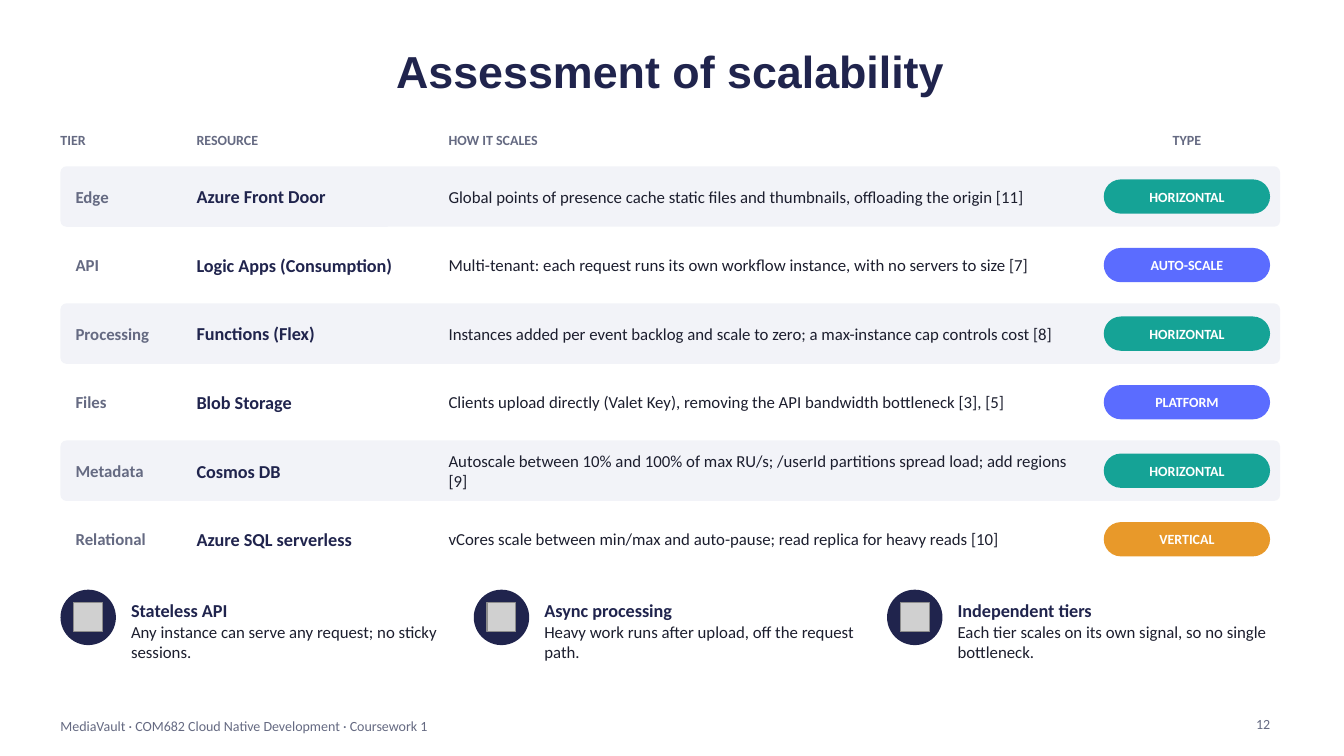
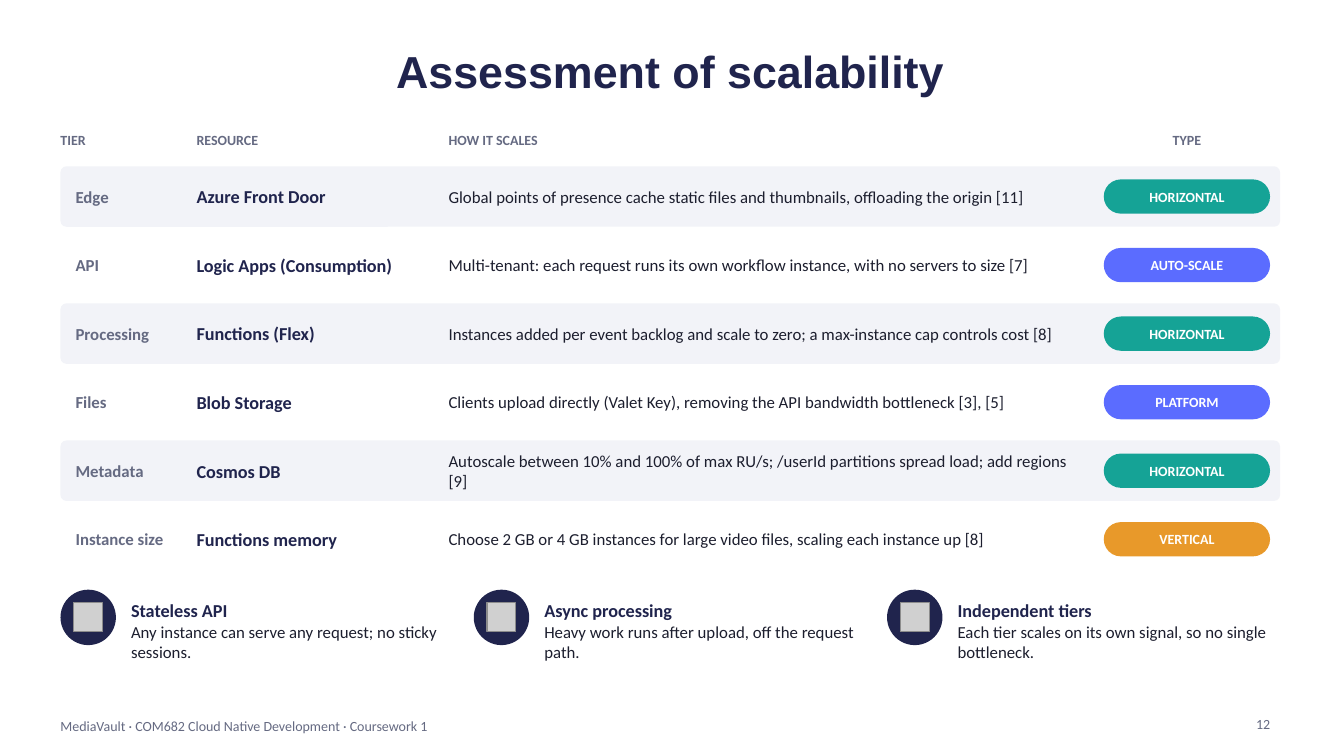
Before and after one commit to shahedlxix/Claude, a slide deck: slide 12 of coursework1/MediaVault_COM682_CW1.pptx. Drawn at 1344x756 pixels with LibreOffice and Linux fonts; fonts in the diff are those of the drawing; grey boxes stand for pictures. Boxes give left, top, right and bottom in pixels: in the first picture for what was removed or moved away, otherwise in the second. Text is boxed around its words. In the diff, an @@ line names an element or a change of style, - is before the commit and + after.

```diff
--- a/coursework1/MediaVault_COM682_CW1.pptx
+++ b/coursework1/MediaVault_COM682_CW1.pptx
@@ text at <box>76,533,164,545</box>: text changed @@
-Relational
+Instance size
@@ text at <box>197,533,337,549</box>: text changed @@
-Azure SQL serverless
+Functions memory
@@ text at <box>449,533,984,548</box>: text changed @@
-vCores scale between min/max and auto-pause; read replica for heavy reads [10]
+Choose 2 GB or 4 GB instances for large video files, scaling each instance up [8]
```
Also in this commit, not shown: 10 other slides changed, 1 slide added, 1 slide removed, 1 other file.
